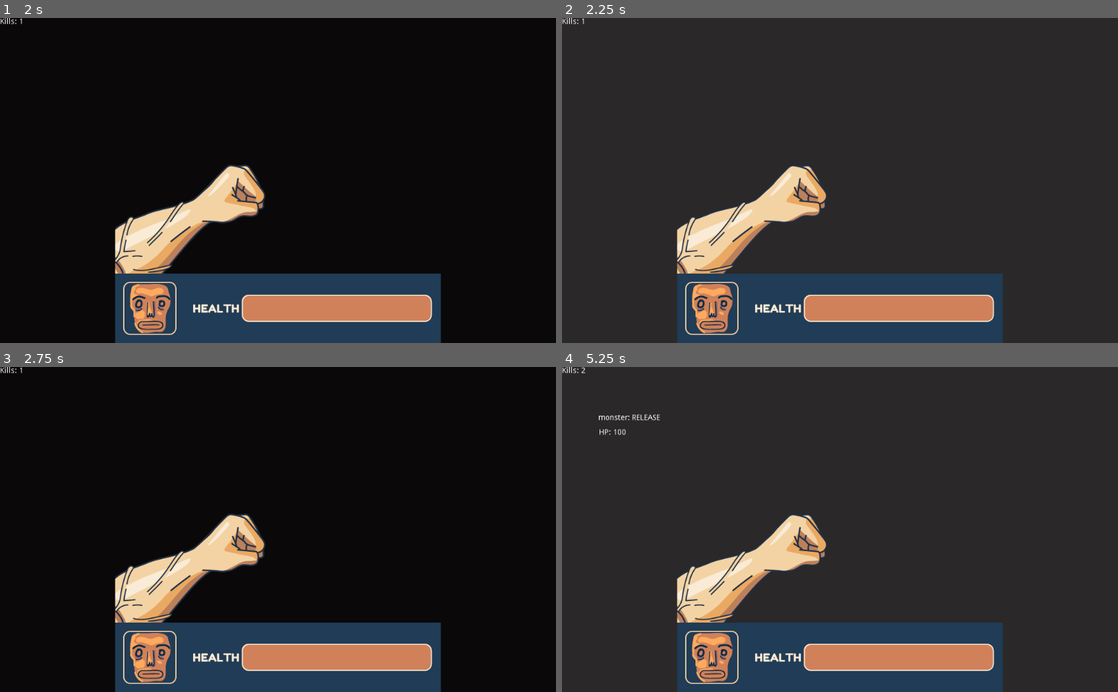
Above: before the commit, frames 1-4 (two rows, left to right).
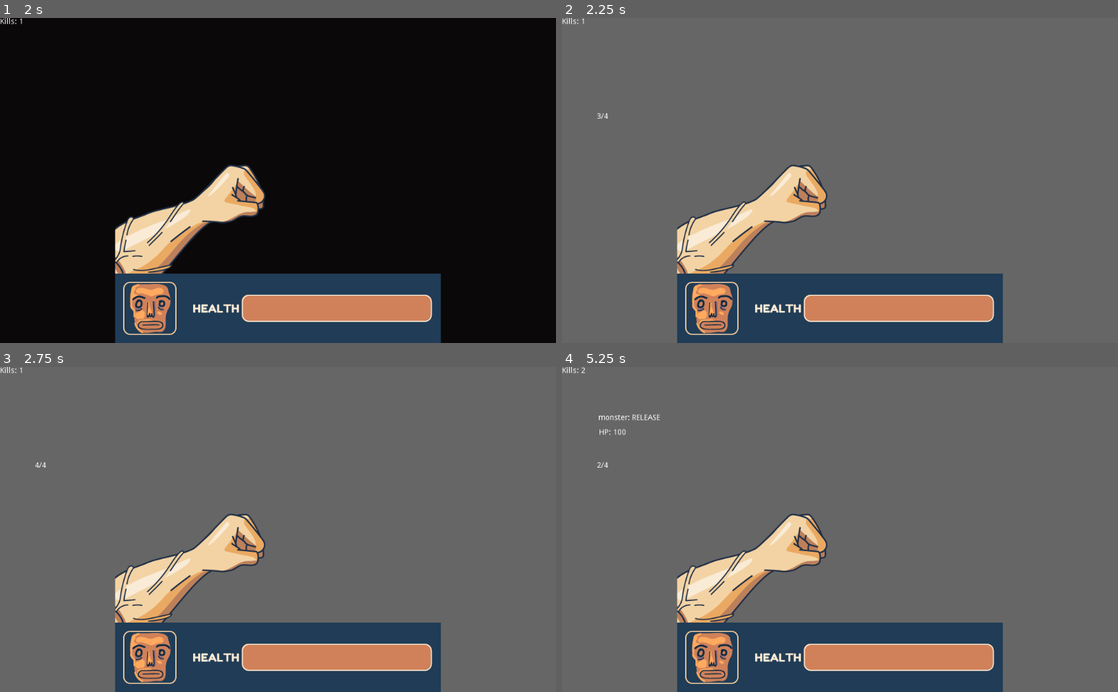
Above: after the commit, the same moments.

Repository: blackmambastudio/mocho
Game: Godot game, scene res://Game.tscn
Same seed, same stepped clock (60 frames per second), same inputs: the game is played once before the commit and once after it.
Inputs (mouse positions are in pixels of both pictures, inside the frame that each line leads up to):
- Up to frame 1 (2 s): tap Enter at 0.5 s; click (278, 180) at 0.67 s; move the mouse to (166, 196) at 1.27 s; click (166, 196) at 1.42 s
- Up to frame 2 (2.25 s): move the mouse to (895, 109) at 2.02 s; click (895, 109) at 2.17 s
- Up to frame 3 (2.75 s): no input
- Up to frame 4 (5.25 s): move the mouse to (812, 594) at 2.77 s; click (812, 594) at 2.92 s; move the mouse to (1006, 578) at 3.52 s; click (1006, 578) at 3.67 s; move the mouse to (673, 480) at 4.27 s; click (673, 480) at 4.42 s; move the mouse to (867, 529) at 5.02 s; click (867, 529) at 5.17 s

Frame 1 is identical in both runs. In frame 2, 83% of the frame differs, in the area x 0-100%, y 0-100%; in frame 3, 83%; in frame 4, 83%.
Error before the commit: Division By Zero in operator '/'. (res://Metronome.gd:33)

Commit message:
InGame Music

Diff:
--- a/Game.tscn
+++ b/Game.tscn
@@ -4,7 +4,7 @@
 [ext_resource path="res://Dungeon.gd" type="Script" id=2]
 [ext_resource path="res://Mocho.tscn" type="PackedScene" id=3]
 [ext_resource path="res://AudioManager.gd" type="Script" id=4]
-[ext_resource path="res://Audio/MX_IdeaRara.wav" type="AudioStream" id=5]
+[ext_resource path="res://Audio/MX_InGame.wav" type="AudioStream" id=5]
 [ext_resource path="res://Audio/SFX_Whoosh.ogg" type="AudioStream" id=6]
 [ext_resource path="res://Audio/SFX_AlienDeath.ogg" type="AudioStream" id=7]
 [ext_resource path="res://Assets/titulo_mocho.png" type="Texture" id=8]
@@ -74,6 +74,7 @@
 
 [node name="Metronome" type="Node" parent="."]
 script = ExtResource( 10 )
+bpm = 154.0
 
 [node name="Tempo" type="Label" parent="."]
 margin_left = 63.9376
Not shown, added: Audio/MX_InGame.wav.import
Not shown, added: Audio/MX_InGame.wav
